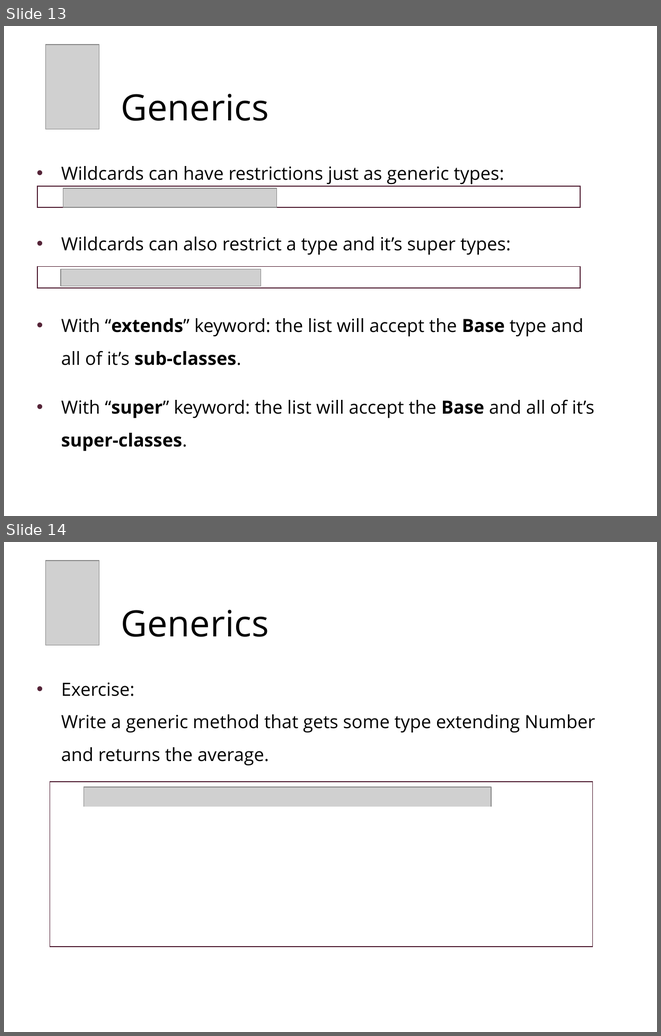
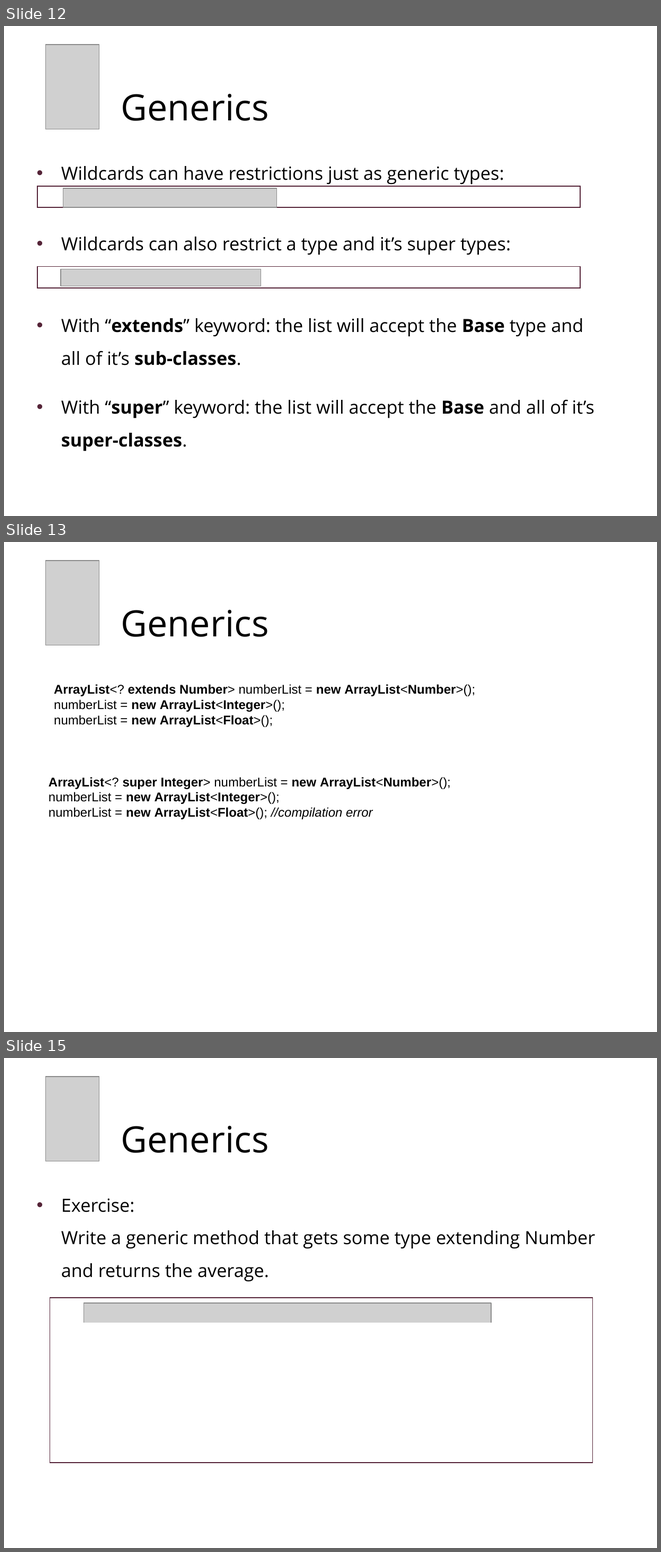
Before and after one commit to chaimt/Tikal-Java-RoadMap, a slide deck: Presentations/2b - Generics.pptx. Shown one above the other, each under a label of ours: slides 13 and 14 before the commit, slides 12, 13 and 15 after it; the slides between them are not shown. The pictures are 661x1036 and 661x1552 pixels, drawn with LibreOffice and Linux fonts; fonts in the diff are those of the drawing; grey boxes stand for pictures; background and template pictures are left out. Boxes give left, top, right and bottom in pixels: in the first picture for what was removed or moved away, otherwise in the second. Text is boxed around its words. In the diff, an @@ line names an element or a change of style, - is before the commit and + after.

```diff
--- a/Presentations/2b - Generics.pptx
+++ b/Presentations/2b - Generics.pptx
@@ slide 13 added at (4,542,657,1032), background picture (left out) @@
@@ picture added at (46,560,99,645) @@
@@ title added at (121,609,269,637), 40 pt, text #000000 @@
+Generics
@@ text added at (54,684,475,727), 14 pt, text #000000, bold @@
+ArrayList<? extends Number> numberList = new ArrayList<Number>();
+numberList = new ArrayList<Integer>();
+numberList = new ArrayList<Float>();
@@ text added at (49,777,451,819), 14 pt, text #000000, bold @@
+ArrayList<? super Integer> numberList = new ArrayList<Number>();
+numberList = new ArrayList<Integer>();
+numberList = new ArrayList<Float>(); //compilation error
@@ what was slide 13 is now slide 12 @@
@@ what was slide 14 is now slide 15 @@
```
Also in this commit, not shown: 4 slides changed, 1 other slide added, 1 slide removed, 1 other file.
